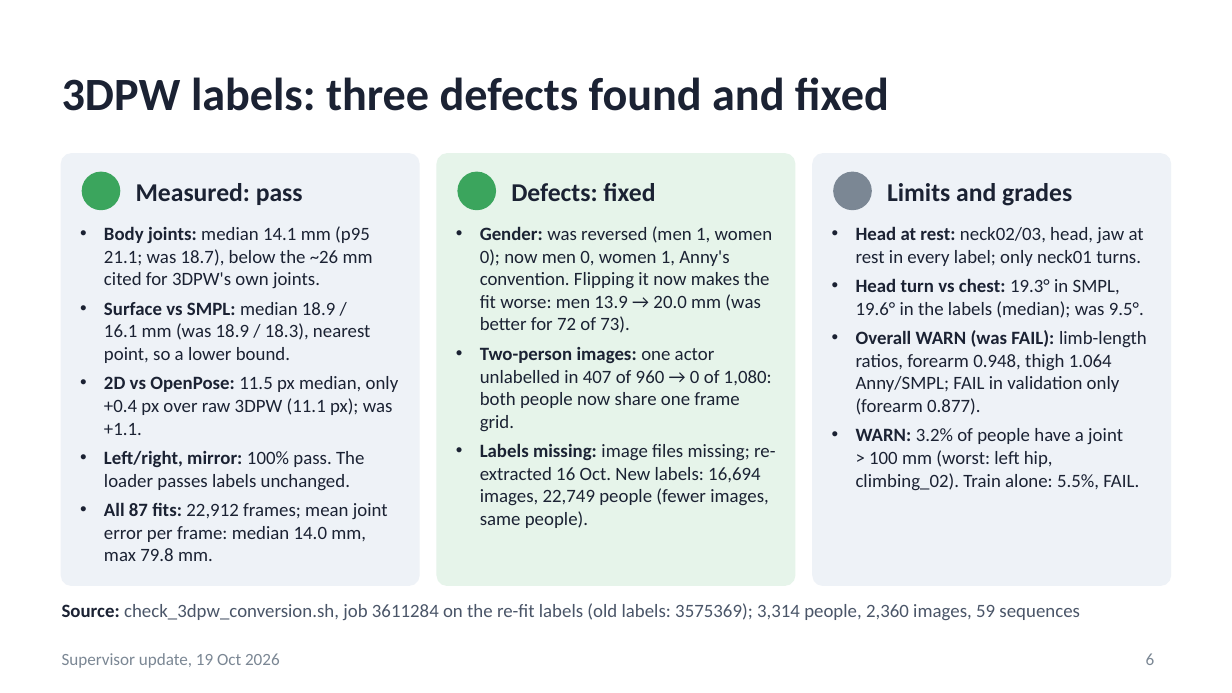
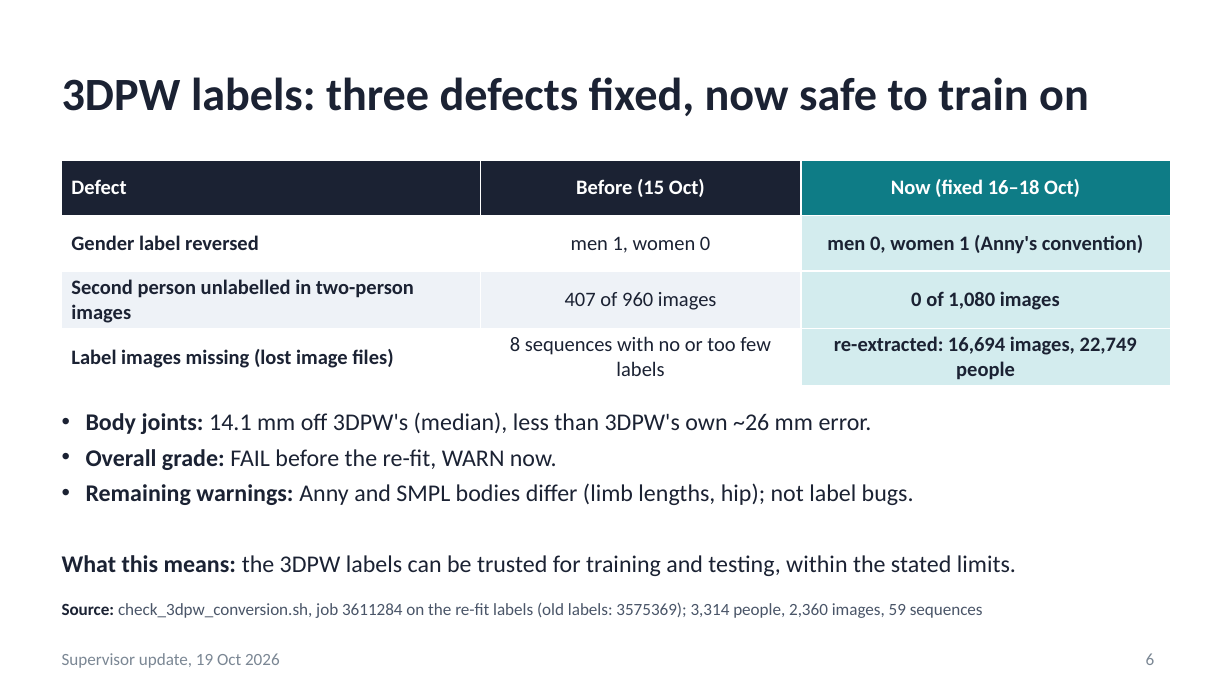
Before and after one commit to saadnajib/Multi-Person-Whole-Body-Human-Mesh-Recovery-in-a-Single-Shot-with-Annyone-dataset-and-3dpw-dataset, a slide deck: slide 6 of docs/supervisor_update_2026-10-19.pptx. Drawn at 1232x693 pixels with LibreOffice and Linux fonts; fonts in the diff are those of the drawing. Boxes give left, top, right and bottom in pixels: in the first picture for what was removed or moved away, otherwise in the second. Text is boxed around its words. In the diff, an @@ line names an element or a change of style, - is before the commit and + after.

```diff
--- a/docs/supervisor_update_2026-10-19.pptx
+++ b/docs/supervisor_update_2026-10-19.pptx
@@ title at bbox=[62, 77, 1089, 116]: text changed @@
-3DPW labels: three defects found and fixed
+3DPW labels: three defects fixed, now safe to train on
@@ rounded rectangle removed at bbox=[62, 154, 419, 585] @@
@@ table added at bbox=[62, 160, 1170, 384], 4 rows, 3 columns @@
+Defect | Before (15 Oct) | Now (fixed 16–18 Oct)
+Gender label reversed | men 1, women 0 | men 0, women 1 (Anny's convention)
+Second person unlabelled in two-person images | 407 of 960 images | 0 of 1,080 images
+Label images missing (lost image files) | 8 sequences with no or too few labels | re-extracted: 16,694 images, 22,749 people
@@ ellipse removed at bbox=[83, 172, 120, 209] @@
@@ rounded rectangle removed at bbox=[437, 154, 795, 585] @@
@@ ellipse removed at bbox=[458, 172, 495, 209] @@
@@ rounded rectangle removed at bbox=[813, 154, 1170, 585] @@
@@ ellipse removed at bbox=[834, 172, 871, 209] @@
@@ text removed at bbox=[136, 183, 303, 205] @@
-Measured: pass
@@ text removed at bbox=[511, 183, 655, 201] @@
-Defects: fixed
@@ text removed at bbox=[887, 183, 1072, 206] @@
-Limits and grades
@@ text removed at bbox=[104, 226, 399, 561] @@
-• Body joints: median 14.1 mm (p95 21.1; was 18.7), below the ~26 mm cited for 3DPW's own joints.
-• Surface vs SMPL: median 18.9 / 16.1 mm (was 18.9 / 18.3), nearest point, so a lower bound.
-• 2D vs OpenPose: 11.5 px median, only +0.4 px over raw 3DPW (11.1 px); was +1.1.
-• Left/right, mirror: 100% pass. The loader passes labels unchanged.
-• All 87 fits: 22,912 frames; mean joint error per frame: median 14.0 mm, max 79.8 mm.
@@ text removed at bbox=[480, 226, 775, 528] @@
-• Gender: was reversed (men 1, women 0); now men 0, women 1, Anny's convention. Flipping it now makes the fit worse: men 13.9 → 20.0 mm (was better for 72 of 73).
-• Two-person images: one actor unlabelled in 407 of 960 → 0 of 1,080: both people now share one frame grid.
-• Labels missing: image files missing; re-extracted 16 Oct. New labels: 16,694 images, 22,749 people (fewer images, same people).
@@ text removed at bbox=[856, 226, 1147, 491] @@
-• Head at rest: neck02/03, head, jaw at rest in every label; only neck01 turns.
-• Head turn vs chest: 19.3° in SMPL, 19.6° in the labels (median); was 9.5°.
-• Overall WARN (was FAIL): limb-length ratios, forearm 0.948, thigh 1.064 Anny/SMPL; FAIL in validation only (forearm 0.877).
-• WARN: 3.2% of people have a joint > 100 mm (worst: left hip, climbing_02). Train alone: 5.5%, FAIL.
@@ text added at bbox=[86, 412, 914, 505], 14 pt, text #1B2233 @@
+• Body joints: 14.1 mm off 3DPW's (median), less than 3DPW's own ~26 mm error.
+• Overall grade: FAIL before the re-fit, WARN now.
+• Remaining warnings: Anny and SMPL bodies differ (limb lengths, hip); not label bugs.
@@ text added at bbox=[62, 555, 1016, 576], 14 pt, text #1B2233 @@
+What this means: the 3DPW labels can be trusted for training and testing, within the stated limits.
@@ text "Source: check_3dpw_conversion.sh, job 3611284 on ..." at bbox=[62, 602, 983, 618]: size 11 to 10 pt @@
```
Also in this commit, not shown: 28 other slides changed, 3 slides added, 3 slides removed, 4 other files.
